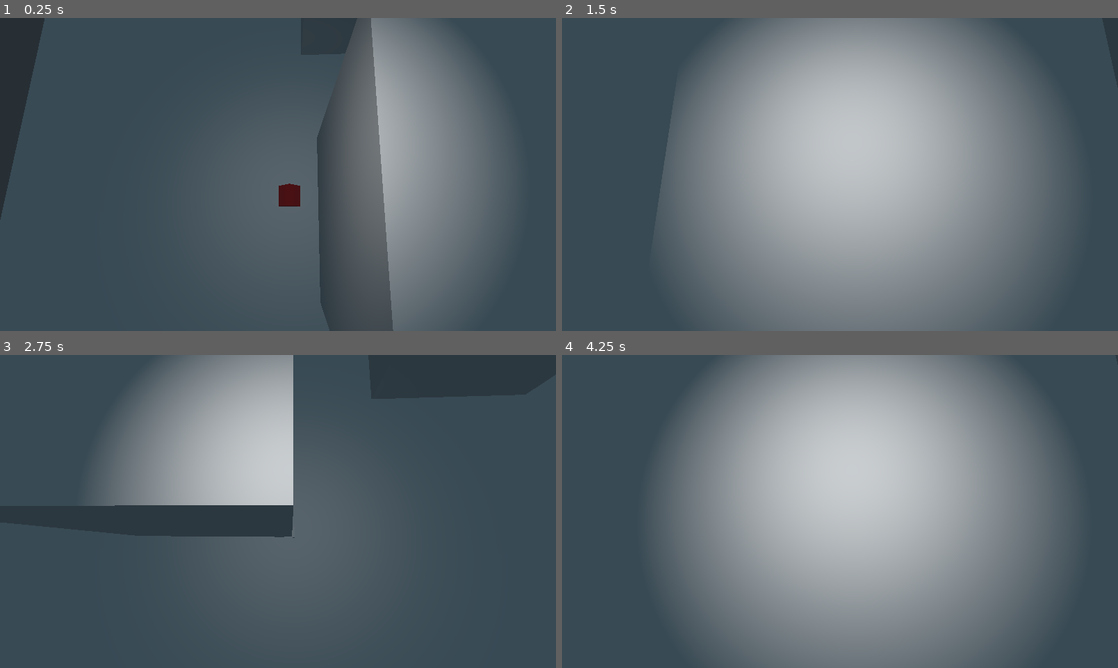
Above: before the commit, frames 1-4 (two rows, left to right).
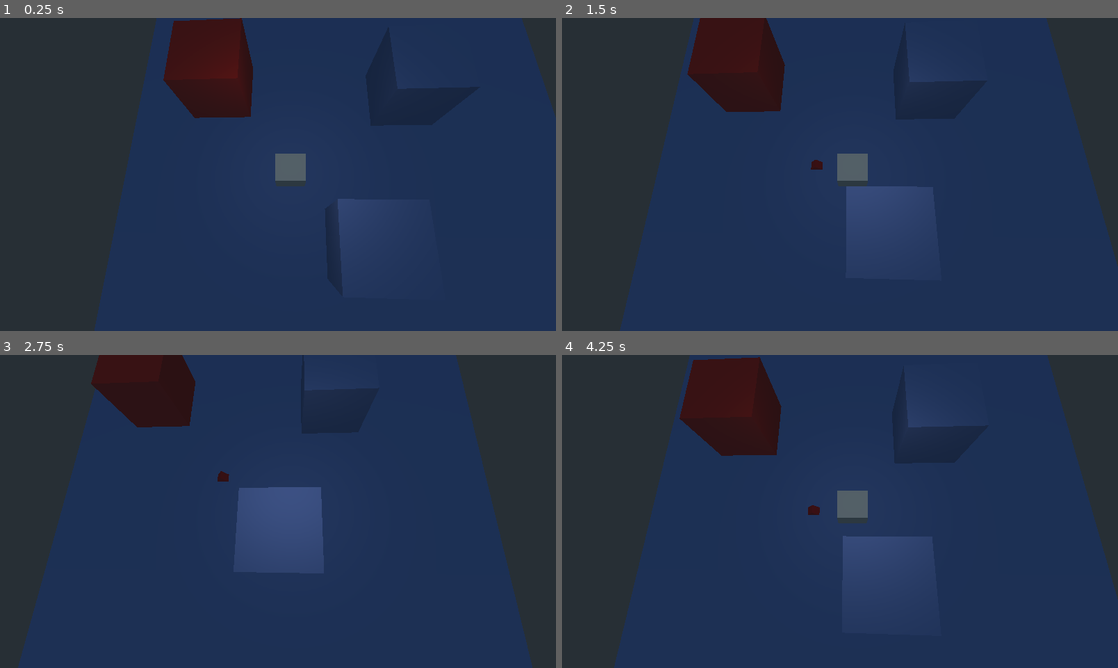
Above: after the commit, the same moments.

Repository: trinitygame/game
Game: Godot game, scene res://Test.tscn
The game is run twice, just before and just after one commit, with the same random seed, the same clock (stepped at 60 frames per second) and the same inputs.
Inputs (mouse positions are in pixels of both pictures, inside the frame that each line leads up to):
- Up to frame 1 (0.25 s): no input
- Up to frame 2 (1.5 s): tap Enter at 0.5 s; move the mouse to (962, 158) at 0.52 s; hold D 0.53-1.28 s; tap Q at 0.6 s; click (962, 158) at 0.67 s; tap E at 0.8, 1.35 s; move the mouse to (728, 190) at 1.27 s; hold S from 1.28 s (still down); click (728, 190) at 1.42 s
- Up to frame 3 (2.75 s): tap Q at 1.55, 2.1 s; move the mouse to (333, 442) at 2.02 s; release S at 2.03 s; hold D from 2.03 s (still down); click (333, 442) at 2.17 s; tap E at 2.3 s
- Up to frame 4 (4.25 s): move the mouse to (812, 574) at 2.77 s; release D at 2.78 s; hold W 2.78-3.53 s; tap E at 2.85, 3.8 s; click (812, 574) at 2.92 s; tap Q at 3.05, 3.6 s; move the mouse to (1006, 558) at 3.52 s; hold A from 3.53 s (still down); click (1006, 558) at 3.67 s

The runs differ from the first frame. In frame 1, 95% of the frame differs, in the area x 0-100%, y 0-100%; in frame 2, 100%; in frame 3, 92%; in frame 4, 100%.

Commit message:
Added a bunch of stuff

Diff:
--- /dev/null
+++ b/Box.tscn
@@ -0,0 +1,19 @@
+[gd_scene load_steps=4 format=2]
+
+[sub_resource type="CubeMesh" id=1]
+
+[sub_resource type="SpatialMaterial" id=2]
+albedo_color = Color( 0.52549, 0.647059, 1, 1 )
+
+[sub_resource type="BoxShape" id=3]
+
+[node name="Spatial" type="Spatial"]
+
+[node name="StaticBody" type="StaticBody" parent="."]
+
+[node name="MeshInstance" type="MeshInstance" parent="StaticBody"]
+mesh = SubResource( 1 )
+material/0 = SubResource( 2 )
+
+[node name="CollisionShape" type="CollisionShape" parent="StaticBody"]
+shape = SubResource( 3 )
--- /dev/null
+++ b/Bullet.tscn
@@ -0,0 +1,19 @@
+[gd_scene load_steps=4 format=2]
+
+[sub_resource type="CubeMesh" id=1]
+
+[sub_resource type="SpatialMaterial" id=2]
+albedo_color = Color( 1, 0.819608, 0, 1 )
+
+[sub_resource type="BoxShape" id=3]
+
+[node name="Spatial" type="Spatial"]
+
+[node name="StaticBody" type="StaticBody" parent="."]
+
+[node name="MeshInstance" type="MeshInstance" parent="StaticBody"]
+mesh = SubResource( 1 )
+material/0 = SubResource( 2 )
+
+[node name="CollisionShape" type="CollisionShape" parent="StaticBody"]
+shape = SubResource( 3 )
--- /dev/null
+++ b/Enemy.tscn
@@ -0,0 +1,19 @@
+[gd_scene load_steps=4 format=2]
+
+[sub_resource type="CubeMesh" id=1]
+
+[sub_resource type="SpatialMaterial" id=2]
+albedo_color = Color( 1, 0.117647, 0, 1 )
+
+[sub_resource type="BoxShape" id=3]
+
+[node name="Enemy" type="Spatial"]
+
+[node name="StaticBody" type="StaticBody" parent="."]
+
+[node name="MeshInstance" type="MeshInstance" parent="StaticBody"]
+mesh = SubResource( 1 )
+material/0 = SubResource( 2 )
+
+[node name="CollisionShape" type="CollisionShape" parent="StaticBody"]
+shape = SubResource( 3 )
--- a/Player.gd
+++ b/Player.gd
@@ -1,15 +1,14 @@
 extends Spatial
 
-# Declare member variables here. Examples:
-# var a = 2
-# var b = "text"
+
 var speed = 1.6
 var bLeftKeyPressed = false
 var bRightKeyPressed = false
 var bForwardKeyPressed = false
 var bDownKeyPressed = false
 var bBackKeyPressed = false
-var bMousePressed = false
+var bLeftMousePressed = false
+var bRightMousePressed = false
 var bUpKeyPressed = false
 var mousePos = Vector2()
 var rayLength = 100
@@ -23,23 +22,23 @@
 
 func _unhandled_input(event):
 	if event is InputEventKey:
-		var flag = false
-		if event.pressed:
-			flag = true
 		if event.scancode == KEY_A:
-			bLeftKeyPressed = flag
+			bLeftKeyPressed = event.pressed
 		if event.scancode == KEY_D:
-			bRightKeyPressed = flag
+			bRightKeyPressed = event.pressed
 		if event.scancode == KEY_W:
-			bForwardKeyPressed = flag
+			bForwardKeyPressed = event.pressed
 		if event.scancode == KEY_S:
-			bBackKeyPressed = flag
+			bBackKeyPressed = event.pressed
 		if event.scancode == KEY_Q:
-			bDownKeyPressed = flag
+			bDownKeyPressed = event.pressed
 		if event.scancode == KEY_E:
-			bUpKeyPressed = flag
+			bUpKeyPressed = event.pressed
 	if event is InputEventMouseButton:
-		bMousePressed = event.pressed;
+		if (event.button_index == 1):
+			bLeftMousePressed = event.pressed
+		elif event.button_index == 2:
+			bRightMousePressed = event.pressed
 	if event is InputEventMouseMotion:
 		mousePos = event.position;
 
@@ -58,18 +57,21 @@
 	if bUpKeyPressed:
 		translate_object_local(transform.basis.y * speed * delta)
 
-	if bMousePressed:
-		var list = [];
+	if bRightMousePressed:
+		var list = []; var obj = [];
 		var space_state = get_world().direct_space_state;
 		var cam = get_node("Camera");
 		var from = cam.project_ray_origin(mousePos);
 		var to = from + cam.project_ray_normal(mousePos) * rayLength;
 		var res = space_state.intersect_ray(to, from);
 
+		var pos = to
+
 		while res.has("position"):
 			list.append(res.collider);
-			res = space_state.intersect_ray(to, from, list);
+			if (pos - from).length() > (res.position - from).length():
+				pos = res.position
+			res = space_state.intersect_ray(from, to, list);
 
-
-		# get_node("../target").transform.origin = res.position + Vector3(0, 0.25, 0);
-	# var result = space_state.intersect_ray()
+		if list.size() > 0:
+			target.transform.origin = pos;
--- a/Test.tscn
+++ b/Test.tscn
@@ -1,7 +1,9 @@
-[gd_scene load_steps=10 format=2]
+[gd_scene load_steps=9 format=2]
 
 [ext_resource path="res://Test.gd" type="Script" id=1]
-[ext_resource path="res://Player.gd" type="Script" id=2]
+[ext_resource path="res://Box.tscn" type="PackedScene" id=2]
+[ext_resource path="res://Player.gd" type="Script" id=3]
+[ext_resource path="res://Enemy.tscn" type="PackedScene" id=4]
 
 [sub_resource type="SpatialMaterial" id=1]
 albedo_color = Color( 1, 0, 0, 1 )
@@ -11,16 +13,13 @@
 
 [sub_resource type="CubeMesh" id=3]
 
-[sub_resource type="CubeMesh" id=4]
-
-[sub_resource type="BoxShape" id=5]
-
-[sub_resource type="CubeMesh" id=6]
-
-[sub_resource type="BoxShape" id=7]
+[sub_resource type="BoxShape" id=4]
 
 [node name="Spatial" type="Spatial"]
 script = ExtResource( 1 )
+
+[node name="Floor" parent="." instance=ExtResource( 2 )]
+transform = Transform( 7.13382, 0, 0, 0, 0.0202291, 0, 0, 0, 7.13382, 0, 0, 0 )
 
 [node name="target" type="MeshInstance" parent="."]
 transform = Transform( -0.215107, 0, -0.000865071, 0, 0.163297, 0, 0.000519775, 0, -0.129247, 1.50486, 0.152624, -0.00202842 )
@@ -28,61 +27,34 @@
 material/0 = null
 
 [node name="Player" type="Spatial" parent="."]
-transform = Transform( -0.999992, 0, -0.00402155, 0, 1, 0, 0.00402155, 0, -0.999992, 1.50486, 0.152624, -0.00202842 )
-script = ExtResource( 2 )
+transform = Transform( -0.999992, 0, -0.00402155, 0, 1, 0, 0.00402155, 0, -0.999992, 1.50486, 0.129673, -0.00202842 )
+script = ExtResource( 3 )
 
 [node name="SpotLight" type="SpotLight" parent="Player"]
-transform = Transform( 0.999983, 0.0040151, 0.00424909, -0.00401511, -0.0565892, 0.998389, 0.00424909, -0.998389, -0.0565721, 0.0202581, 2.81991, -0.124671 )
-spot_range = 4.59576
+transform = Transform( 0.999983, 0.0040151, 0.0042491, -0.00401511, -0.0565892, 0.998389, 0.00424909, -0.998389, -0.0565721, 0.0202578, 5.71078, -0.124671 )
+spot_range = 7.83588
 spot_attenuation = 2.92817
+spot_angle = 58.3615
 
 [node name="MeshInstance2" type="MeshInstance" parent="Player"]
-transform = Transform( 0.0623654, 0, 0, 0, 0.0533364, 0, 0, 0, 0.0581502, 0, 0, 0 )
+transform = Transform( 0.449787, 0, 1.16415e-10, 0, 0.364995, 0, 1.16415e-10, 0, 0.419387, 0, 0.291176, 0 )
 mesh = SubResource( 3 )
 material/0 = null
 
 [node name="Camera" type="Camera" parent="Player"]
-transform = Transform( 0.998293, 0.00396075, 0.0582652, -0.0580697, 0.173229, 0.983168, -0.00619915, -0.984873, 0.173164, 0.0209949, 2.79317, 0.223346 )
+transform = Transform( 0.998314, 0.0038824, 0.0579137, -0.056921, 0.260782, 0.963718, -0.0113613, -0.96539, 0.260563, 0.0141544, 6.94475, 1.92404 )
 
-[node name="Floor" type="StaticBody" parent="."]
-transform = Transform( 5.38242, 0, 0, 0, 0.10817, 0, 0, 0, 5.38242, 0, 0, 0 )
+[node name="StaticBody" type="StaticBody" parent="Player"]
 
-[node name="MeshInstance" type="MeshInstance" parent="Floor"]
-mesh = SubResource( 4 )
-material/0 = null
+[node name="CollisionShape" type="CollisionShape" parent="Player/StaticBody"]
+transform = Transform( 0.442917, 0, 4.84888e-05, 0, 0.3853, 0, 4.849e-05, 0, 0.430859, 0, 0.277268, 0 )
+shape = SubResource( 4 )
 
-[node name="CollisionShape" type="CollisionShape" parent="Floor"]
-shape = SubResource( 5 )
+[node name="Box2" parent="." instance=ExtResource( 2 )]
+transform = Transform( 1, 0, 0, 0, 1, 0, 0, 0, 1, -0.562959, 0.988422, -2.12728 )
 
-[node name="StaticBody2" type="StaticBody" parent="."]
-editor/display_folded = true
-transform = Transform( 1, 0, 0, 0, 1, 0, 0, 0, 1, -2.95222, 1.10283, 1.66585 )
+[node name="Box1" parent="." instance=ExtResource( 2 )]
+transform = Transform( 1, 0, 0, 0, 1, 0, 0, 0, 1, -2.21373, 1.00242, 2.69691 )
 
-[node name="MeshInstance" type="MeshInstance" parent="StaticBody2"]
-mesh = SubResource( 6 )
-material/0 = null
-
-[node name="CollisionShape" type="CollisionShape" parent="StaticBody2"]
-shape = SubResource( 7 )
-
-[node name="StaticBody3" type="StaticBody" parent="."]
-editor/display_folded = true
-transform = Transform( 1, 0, 0, 0, 1, 0, 0, 0, 1, 0.341018, 1.10283, 2.99065 )
-
-[node name="MeshInstance" type="MeshInstance" parent="StaticBody3"]
-mesh = SubResource( 6 )
-material/0 = null
-
-[node name="CollisionShape" type="CollisionShape" parent="StaticBody3"]
-shape = SubResource( 7 )
-
-[node name="StaticBody4" type="StaticBody" parent="."]
-editor/display_folded = true
-transform = Transform( 1, 0, 0, 0, 1, 0, 0, 0, 1, 0.144451, 1.10283, -0.234138 )
-
-[node name="MeshInstance" type="MeshInstance" parent="StaticBody4"]
-mesh = SubResource( 6 )
-material/0 = null
-
-[node name="CollisionShape" type="CollisionShape" parent="StaticBody4"]
-shape = SubResource( 7 )
+[node name="Enemy" parent="." instance=ExtResource( 4 )]
+transform = Transform( 1, 0, 0, 0, 1, 0, 0, 0, 1, 3.89075, 1.15702, 3.0136 )
